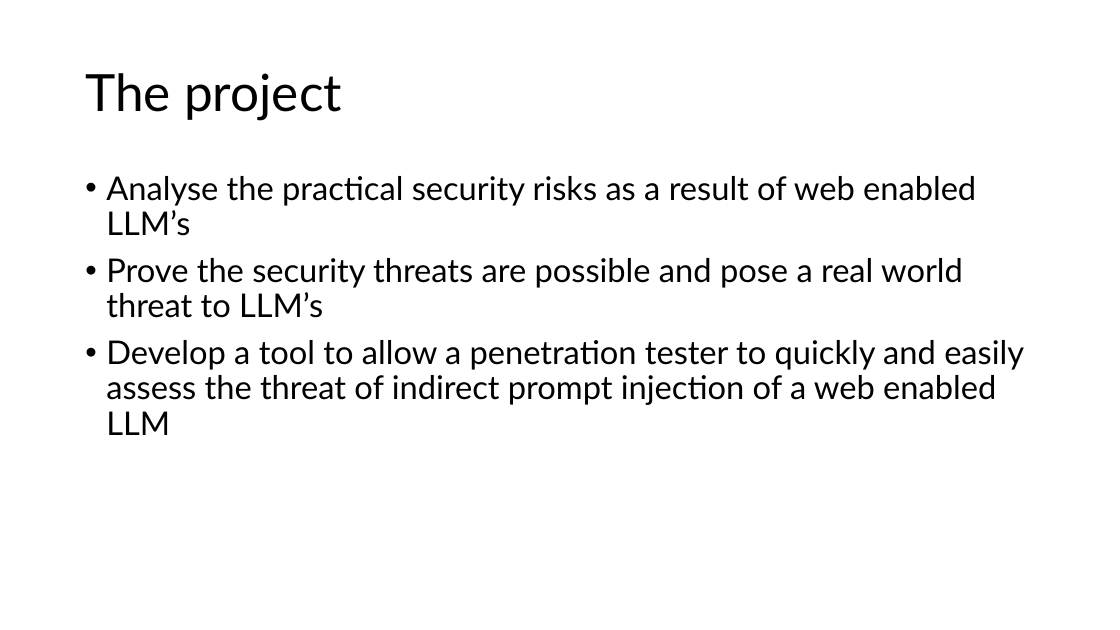
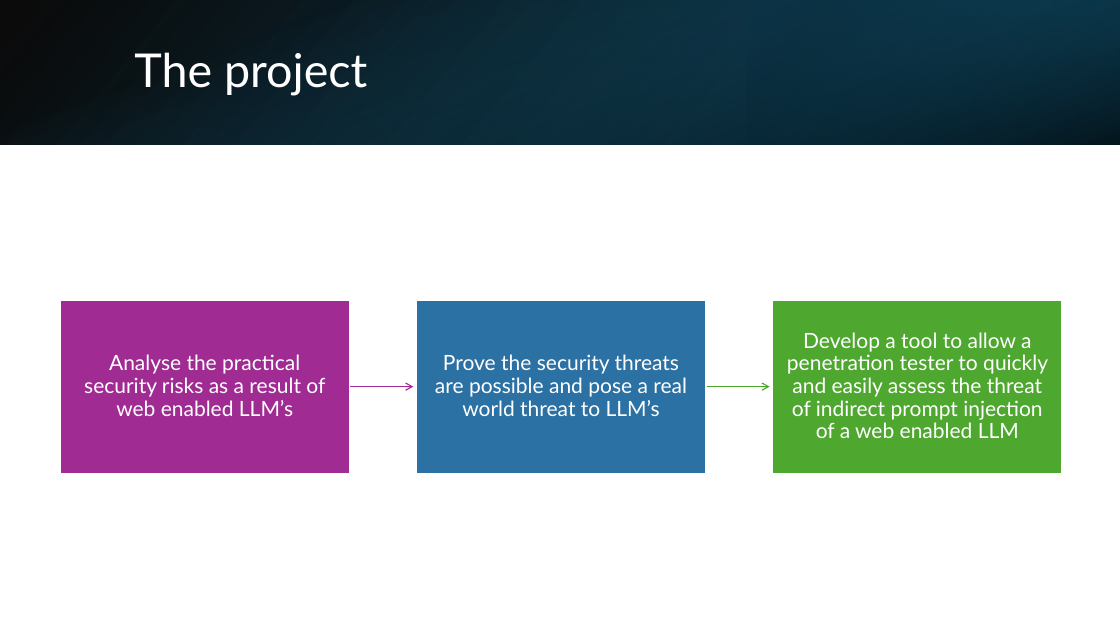
Before and after one commit to Fitch-Gamer/Bachelors-Dissertation, a slide deck: slide 2 of Demonstration of progress/Demonstration of progress.pptx. Drawn at 1120x630 pixels with LibreOffice and Linux fonts; fonts in the diff are those of the drawing. Boxes give left, top, right and bottom in pixels: in the first picture for what was removed or moved away, otherwise in the second. Text is boxed around its words. In the diff, an @@ line names an element or a change of style, - is before the commit and + after.

```diff
--- a/Demonstration of progress/Demonstration of progress.pptx
+++ b/Demonstration of progress/Demonstration of progress.pptx
@@ rectangle added at box(0, 0, 1120, 145), fill gradient #000000 to #104862 @@
@@ rectangle added at box(0, 0, 1120, 145), fill gradient #156082 to #000000 @@
@@ rectangle added at box(747, 0, 1120, 145), fill gradient #0B3041 to #156082 @@
@@ title "The project": place and size @@
-title "The project" at box(85, 73, 342, 120)
+title "The project" at box(134, 52, 367, 96)
@@ title "The project" at box(134, 52, 367, 96): size 44 to 40 pt, text colour #000000 to #FFFFFF @@
@@ text removed at box(106, 176, 1024, 435) @@
-• Analyse the practical security risks as a result of web enabled LLM’s
-• Prove the security threats are possible and pose a real world threat to LLM’s
-• Develop a tool to allow a penetration tester to quickly and easily assess the threat of indirect prompt injection of a web enabled LLM
@@ group added at box(60, 300, 1063, 474): 3 rectangles, 3 texts, 2 freeform shapes @@
+Analyse the practical security risks as a result of web enabled LLM’s
+Prove the security threats are possible and pose a real world threat to LLM’s
+Develop a tool to allow a penetration tester to quickly and easily assess the threat of indirect prompt injection of a web enabled LLM
```
Also in this commit, not shown: 12 other slides changed, 1 other file.
